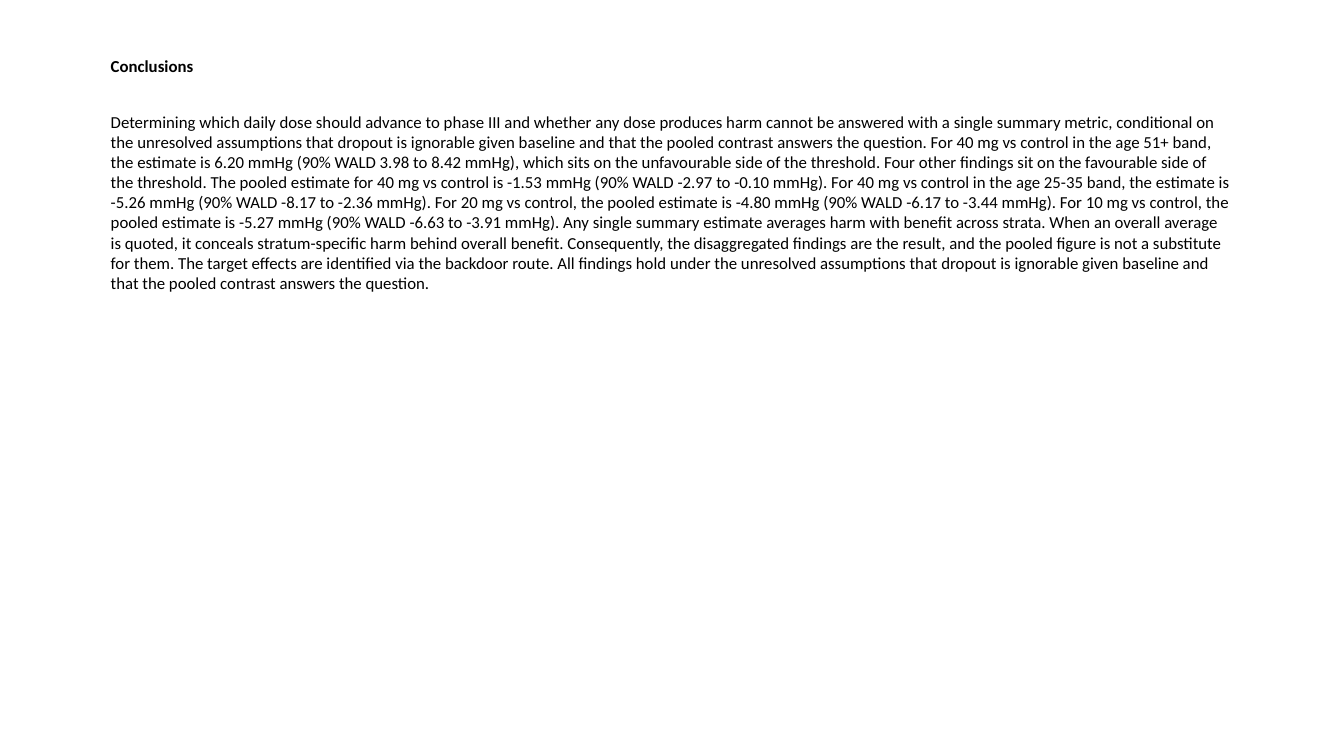
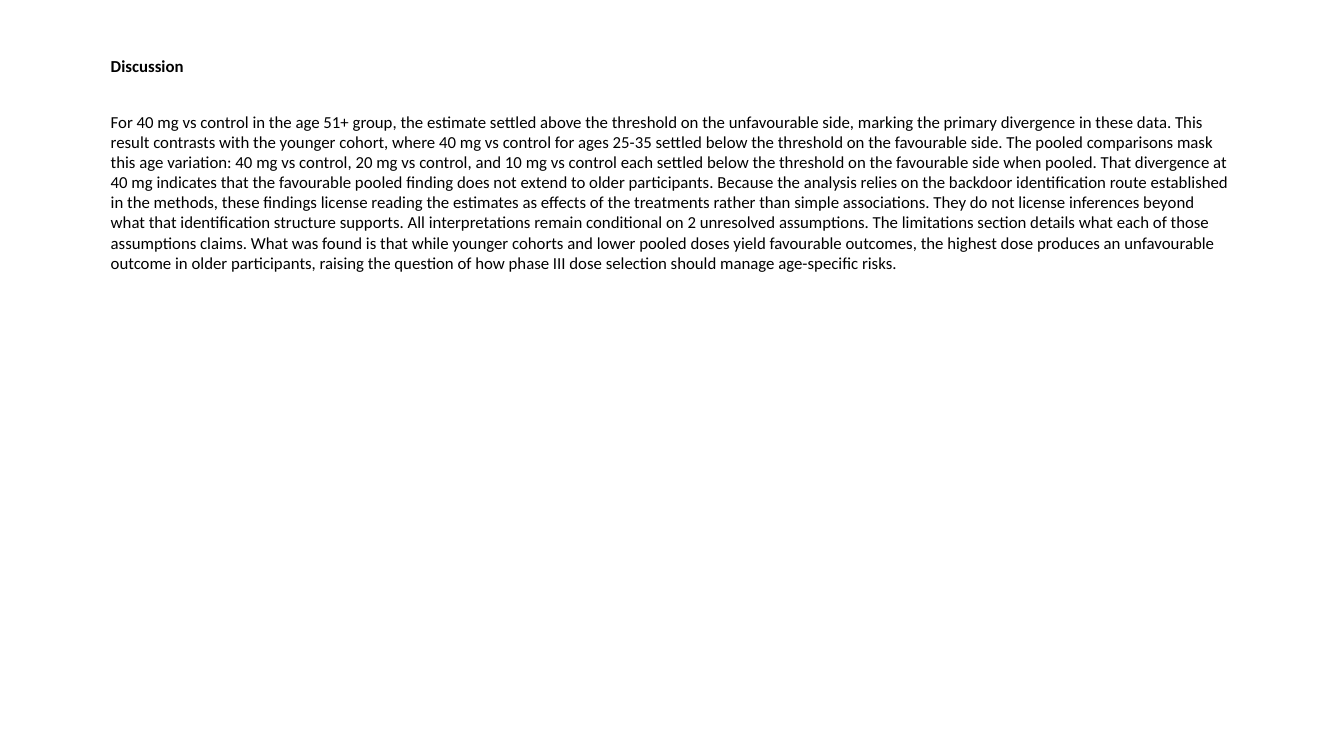
Before and after one commit to redam94/axiom, a slide deck: slide 12 of packages/axiom-dossier/examples/out/hyper3-apa.pptx (slide 11 before the commit). Drawn at 1344x756 pixels with LibreOffice and Linux fonts; fonts in the diff are those of the drawing. Boxes give left, top, right and bottom in pixels: in the first picture for what was removed or moved away, otherwise in the second. Text is boxed around its words. In the diff, an @@ line names an element or a change of style, - is before the commit and + after.

```diff
--- a/packages/axiom-dossier/examples/out/hyper3-apa.pptx
+++ b/packages/axiom-dossier/examples/out/hyper3-apa.pptx
@@ text at box(111, 60, 184, 72): text changed @@
-Conclusions
+Discussion
@@ text at box(111, 116, 1228, 272): text changed @@
-Determining which daily dose should advance to phase III and whether any dose produces harm cannot be answered with a single summary metric, conditional on the unresolved assumptions that dropout is ignorable given baseline and that the pooled contrast answers the question. For 40 mg vs control in the age 51+ band, the estimate is 6.20 mmHg (90% WALD 3.98 to 8.42 mmHg), which sits on the unfavourable side of the threshold. Four other findings sit on the favourable side of the threshold. The pooled estimate for 40 mg vs control is -1.53 mmHg (90% WALD -2.97 to -0.10 mmHg). For 40 mg vs control in the age 25-35 band, the estimate is -5.26 mmHg (90% WALD -8.17 to -2.36 mmHg). For 20 mg vs control, the pooled estimate is -4.80 mmHg (90% WALD -6.17 to -3.44 mmHg). For 10 mg vs control, the pooled estimate is -5.27 mmHg (90% WALD -6.63 to -3.91 mmHg). Any single summary estimate averages harm with benefit across strata. When an overall average is quoted, it conceals stratum-specific harm behind overall benefit. Consequently, the disaggregated findings are the result, and the pooled figure is not a substitute for them. The target effects are identified via the backdoor route. All findings hold under the unresolved assumptions that dropout is ignorable given baseline and that the pooled contrast answers the question.
+For 40 mg vs control in the age 51+ group, the estimate settled above the threshold on the unfavourable side, marking the primary divergence in these data. This result contrasts with the younger cohort, where 40 mg vs control for ages 25-35 settled below the threshold on the favourable side. The pooled comparisons mask this age variation: 40 mg vs control, 20 mg vs control, and 10 mg vs control each settled below the threshold on the favourable side when pooled. That divergence at 40 mg indicates that the favourable pooled finding does not extend to older participants. Because the analysis relies on the backdoor identification route established in the methods, these findings license reading the estimates as effects of the treatments rather than simple associations. They do not license inferences beyond what that identification structure supports. All interpretations remain conditional on 2 unresolved assumptions. The limitations section details what each of those assumptions claims. What was found is that while younger cohorts and lower pooled doses yield favourable outcomes, the highest dose produces an unfavourable outcome in older participants, raising the question of how phase III dose selection should manage age-specific risks.
```
Also in this commit, not shown: 11 other slides changed, 4 slides added, 1 slide removed, 43 other files.
